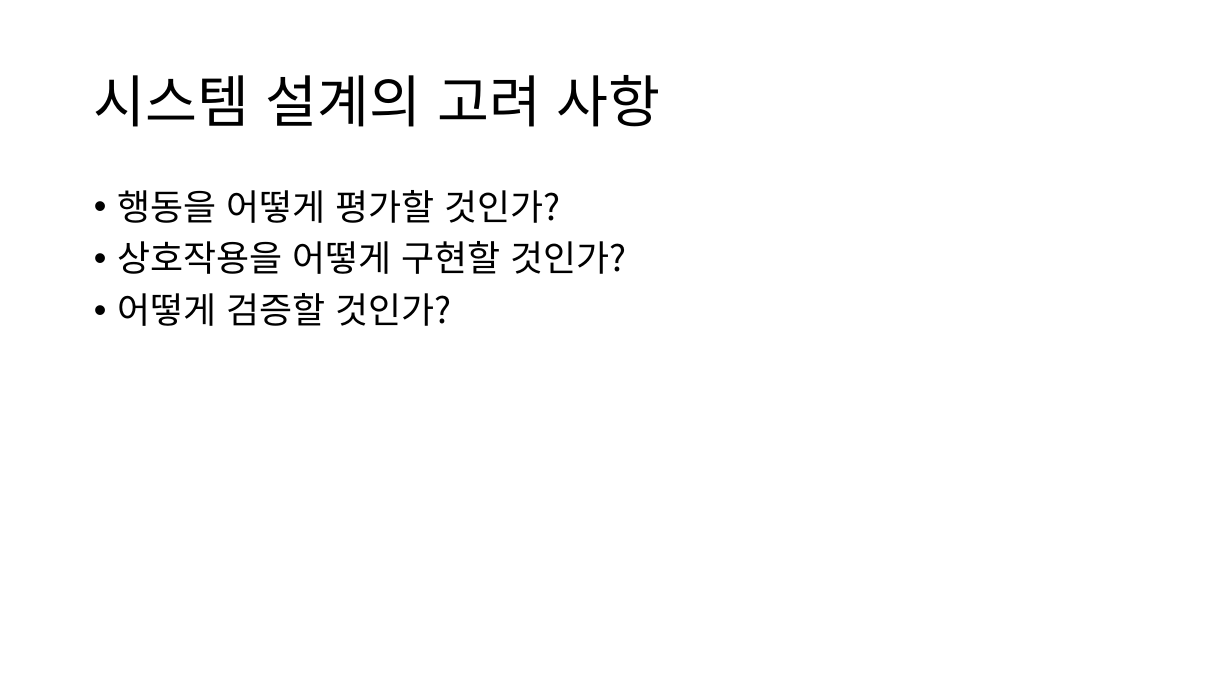
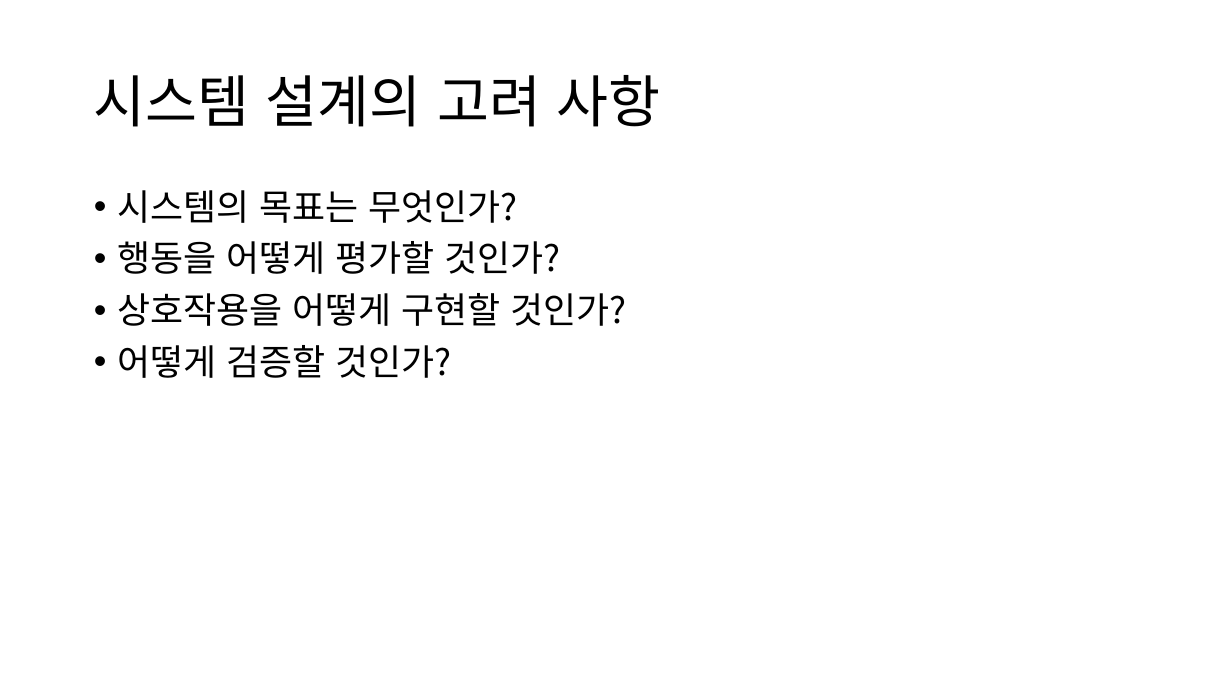
Before and after one commit to pilboy97/SchoolSim, a slide deck: slide 3 of Doc/Utility AI의 구현과 검증.pptx. Drawn at 1232x693 pixels with LibreOffice and Linux fonts; fonts in the diff are those of the drawing. Boxes give left, top, right and bottom in pixels: in the first picture for what was removed or moved away, otherwise in the second. Text is boxed around its words. In the diff, an @@ line names an element or a change of style, - is before the commit and + after.

```diff
--- a/Doc/Utility AI의 구현과 검증.pptx
+++ b/Doc/Utility AI의 구현과 검증.pptx
@@ text at (x1=117, y1=190, x2=517, y2=223): paragraph added @@
+• 시스템의 목표는 무엇인가?
```
Also in this commit, not shown: 7 other slides changed, 5 slides added, 1 slide removed, 26 other files.
